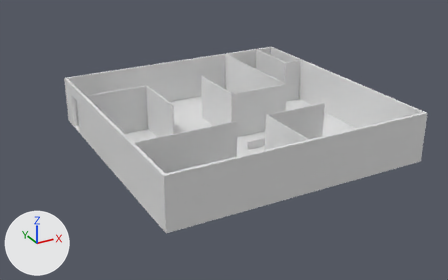
The Blender file Unity/WatcherUnity/Assets/Blender Objects/Files/PuzzleOne.blend: old version first, new version second.
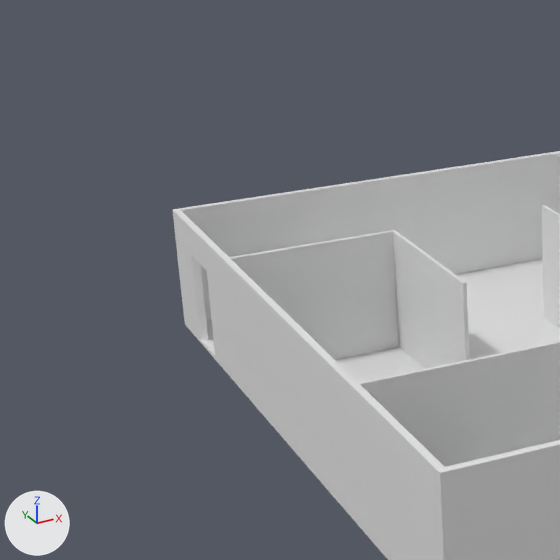
Each version appears first whole from a 50 mm lens placed at (-120.5, -212.2, 106.1), pointed at (-7.2, -6.2, 3.1), and next in a close-up on the part from 0% to 46% of the width and 0% to 74% of the height. Arrows for +X, +Y and +Z are at lower left; the lights stay in place.
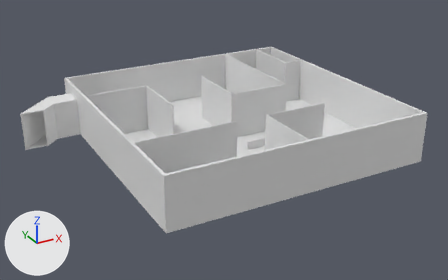
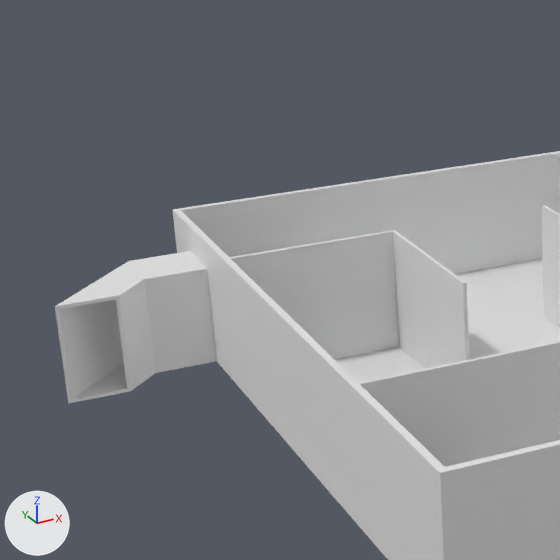
The change, as a diff of the scene's bpy script:
```diff
--- a/Unity/WatcherUnity/Assets/Blender Objects/Files/PuzzleOne.blend.py
+++ b/Unity/WatcherUnity/Assets/Blender Objects/Files/PuzzleOne.blend.py
@@ mat_concrete @@
+mat_concrete = principled_material('Concrete')
+mat_concrete.base_color = (0.8, 0.8, 0.8)  # white #e7e7e7
@@ me_cube_001 @@
 # used by ob_cube; location = (0.0, 0.0, -0.3); scale = (55.0, 55.0, 55.0)
-me_cube_001.from_pydata(...)  # 3307 vertices, 3305 faces; spans x -1.0..1.0, y -1.0..1.0, z 0.0..0.37
+me_cube_001.from_pydata(...)  # 3355 vertices, 3353 faces; spans x -1.45..1.0, y -1.0..1.0, z 0.0..0.37
+# me_cube_001 part 1
+# 12 faces are deleted
+# 24 new vertices lie (-0.18, 0.0, 0.0) away from vertices in x -1.0, y 0.67..0.84, z 0.0..0.29
+# 6 new vertices lie (-0.1, -0.1, 0.0) away from vertices in x -1.18, y 0.67, z 0.0..0.29
+# 6 new vertices lie (-0.11, -0.11, 0.0) away from vertices in x -1.18, y 0.68, z 0.0..0.29
+# 6 new vertices lie (-0.26, -0.26, 0.0) away from vertices in x -1.18, y 0.83, z 0.0..0.29
+# 6 new vertices lie (-0.27, -0.27, 0.0) away from vertices in x -1.18, y 0.84, z 0.0..0.29
+# 60 new faces join them, mat_concrete (white #e7e7e7)
 me_cube_001.materials.append(mat_floor)
@@ me_cube_001 @@
 me_cube_001.materials.append(mat_door)
+me_cube_001.materials.append(mat_concrete)  # white #e7e7e7
```

Boxes (x1, y1, x2, y2) around the edits, measured in the close-ups (560 x 560 px):
'Cube', reshaped
    before: (172, 151, 560, 560)
    after: (55, 151, 560, 560)
part 1 of me_cube_001, built on
    before: (190, 251, 217, 361)
    after: (55, 251, 217, 404)
